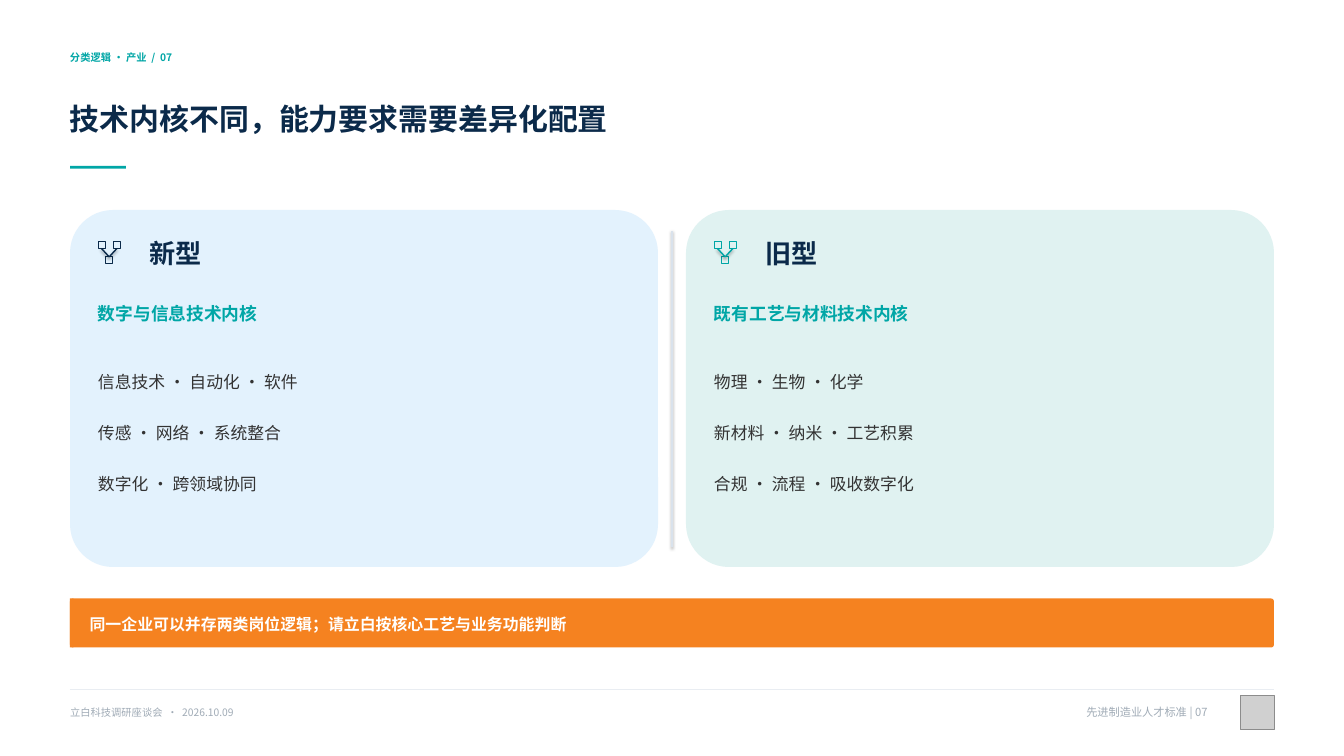
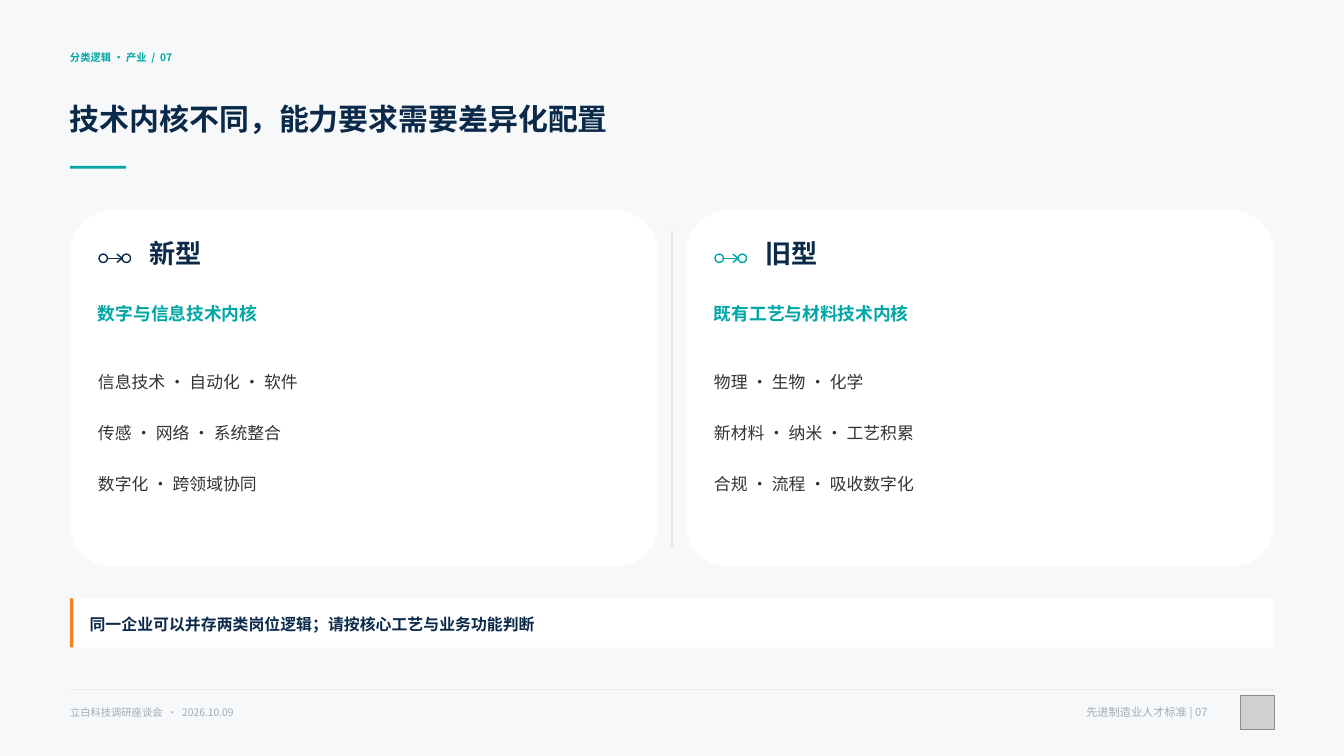
Before and after one commit to sanwenyuwochichichi-tech/ppt, a slide deck: slide 7 of deliverables/libai-competency-16-slides.pptx. Drawn at 1344x756 pixels with LibreOffice and Linux fonts; fonts in the diff are those of the drawing; grey boxes stand for pictures. Boxes give left, top, right and bottom in pixels: in the first picture for what was removed or moved away, otherwise in the second. Text is boxed around its words. In the diff, an @@ line names an element or a change of style, - is before the commit and + after.

```diff
--- a/deliverables/libai-competency-16-slides.pptx
+++ b/deliverables/libai-competency-16-slides.pptx
@@ background #FFFFFF to #F7F8FA @@
@@ rounded rectangle at (70, 210, 658, 566): fill #E3F2FD to #FFFFFF @@
@@ line (672, 231) - (672, 548): stroke #D9E2EC 1.5 pt to #E1E5EA 1.5 pt @@
@@ rounded rectangle at (686, 210, 1274, 566): fill #E0F2F1 to #FFFFFF @@
@@ ellipse: place and size @@
-ellipse at (98, 241, 105, 248)
+ellipse at (99, 254, 107, 262)
@@ ellipse at (99, 254, 107, 262): rectangle to ellipse; outline #0B2A4A 1 pt to #0B2A4A 1.5 pt @@
@@ rectangle removed at (106, 257, 112, 263) @@
@@ line added from (108, 258) to (122, 258), #0B2A4A 1.5 pt @@
@@ line moved from (117, 249) - (109, 257) to (117, 263) - (122, 258) @@
@@ line moved from (101, 249) - (109, 257) to (117, 254) - (122, 258) @@
@@ ellipse at (122, 254, 130, 262): rectangle to ellipse; outline #0B2A4A 1 pt to #0B2A4A 1.5 pt @@
@@ ellipse: place and size @@
-ellipse at (114, 241, 120, 248)
+ellipse at (122, 254, 130, 262)
@@ ellipse: place and size @@
-ellipse at (714, 241, 720, 248)
+ellipse at (715, 254, 723, 262)
@@ ellipse at (715, 254, 723, 262): rectangle to ellipse; outline #00A6A6 1 pt to #00A6A6 1.5 pt @@
@@ rectangle removed at (722, 257, 728, 263) @@
@@ line added from (724, 258) to (738, 258), #00A6A6 1.5 pt @@
@@ line moved from (733, 249) - (725, 257) to (733, 263) - (738, 258) @@
@@ line moved from (718, 249) - (725, 257) to (733, 254) - (738, 258) @@
@@ ellipse at (738, 254, 746, 262): rectangle to ellipse; outline #00A6A6 1 pt to #00A6A6 1.5 pt @@
@@ ellipse: place and size @@
-ellipse at (729, 241, 736, 248)
+ellipse at (738, 254, 746, 262)
@@ rounded rectangle at (70, 599, 1274, 648): fill #F58220 to #FFFFFF @@
@@ text at (90, 616, 535, 633): text changed; text colour #FFFFFF to #0B2A4A @@
-同一企业可以并存两类岗位逻辑；请立白按核心工艺与业务功能判断
+同一企业可以并存两类岗位逻辑；请按核心工艺与业务功能判断
```
Also in this commit, not shown: 15 other slides changed, 7 other files.
